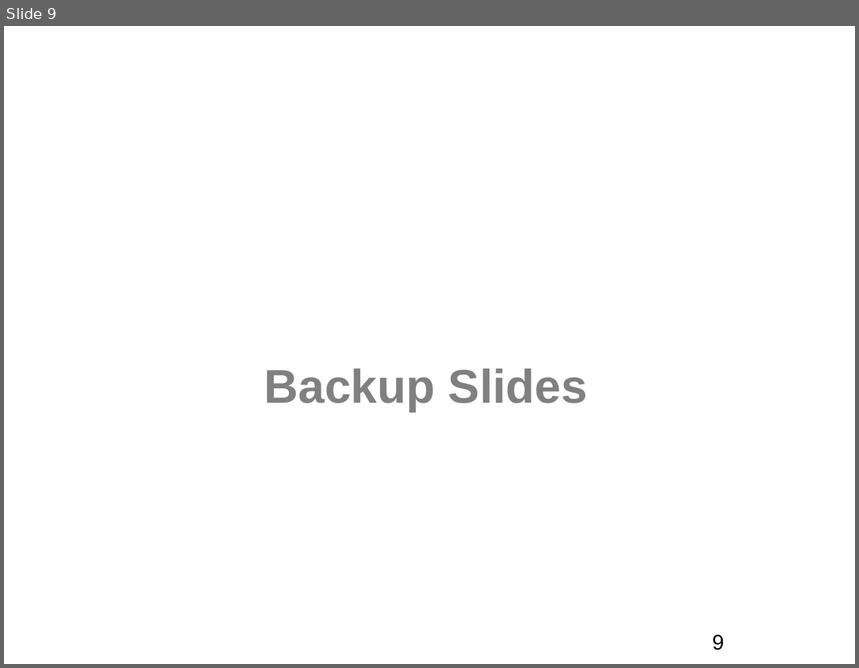
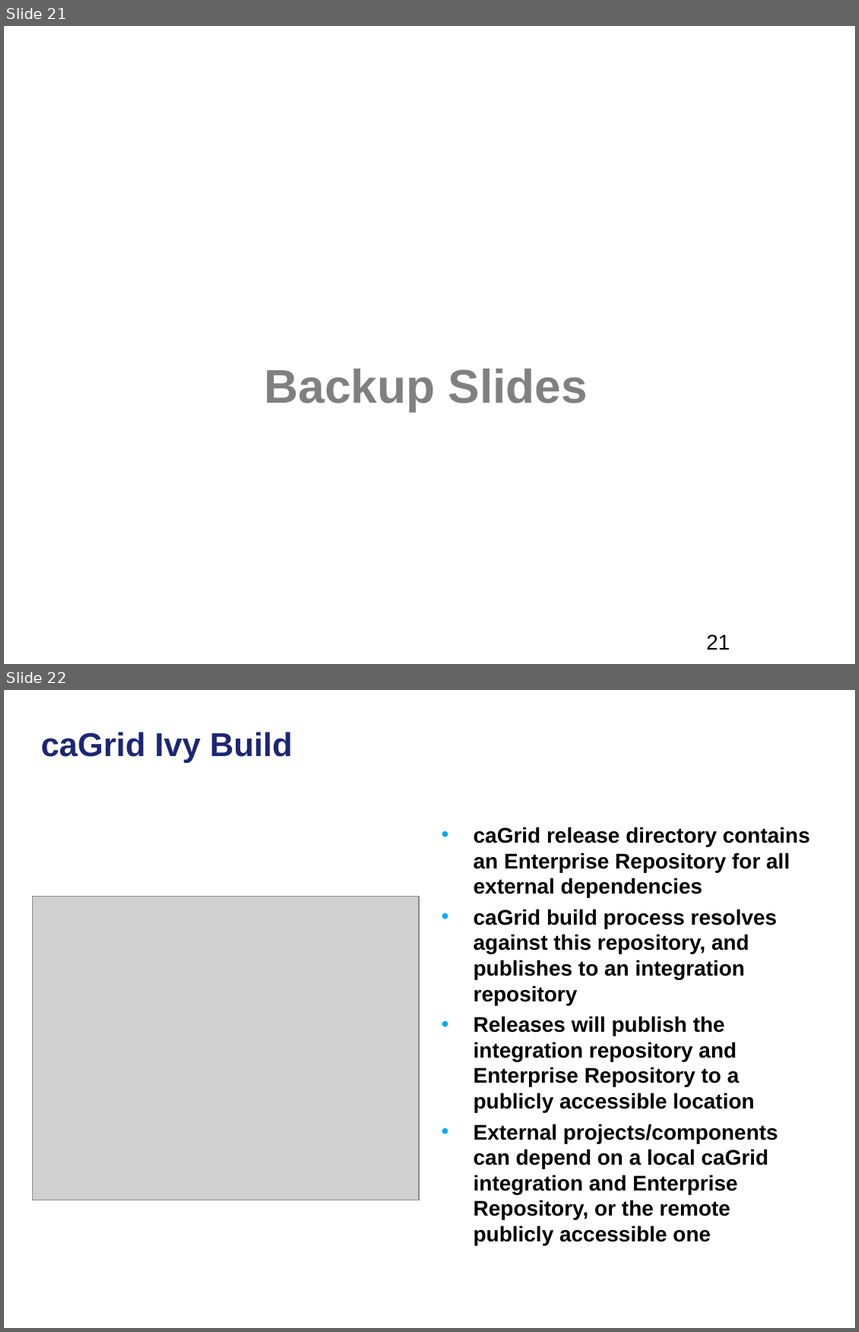
Before and after one commit to NCIP/cagrid-docs, a slide deck: presentations/200801_VCDE_ARCH/20080128_30_XCWS_F2F_Day2_caCORE_caGrid.ppt. Shown one above the other, each under a label of ours: slide 9 before the commit, slides 21 and 22 after it. The pictures are 859x668 and 859x1332 pixels, drawn with LibreOffice and Linux fonts; fonts in the diff are those of the drawing; grey boxes stand for pictures; background and template pictures are left out. Boxes give left, top, right and bottom in pixels: in the first picture for what was removed or moved away, otherwise in the second. Text is boxed around its words. In the diff, an @@ line names an element or a change of style, - is before the commit and + after.

```diff
--- a/presentations/200801_VCDE_ARCH/20080128_30_XCWS_F2F_Day2_caCORE_caGrid.ppt
+++ b/presentations/200801_VCDE_ARCH/20080128_30_XCWS_F2F_Day2_caCORE_caGrid.ppt
@@ slide 22 added at <box>4,690,855,1328</box>, background picture (left out) @@
@@ title added at <box>41,732,293,763</box>, 28 pt, text #1C2674, bold @@
+caGrid Ivy Build
@@ text added at <box>474,827,810,1246</box>, 18 pt, text #000000, bold @@
+• caGrid release directory contains an Enterprise Repository for all external dependencies
+• caGrid build process resolves against this repository, and publishes to an integration repository
+• Releases will publish the integration repository and Enterprise Repository to a publicly accessible location
+• External projects/components can depend on a local caGrid integration and Enterprise Repository, or the remote publicly accessible one
@@ picture added at <box>32,896,418,1200</box> @@
@@ what was slide 9 is now slide 21 @@
@@ page number at <box>706,635,730,650</box>: text changed @@
-9
+21
```
Also in this commit, not shown: 1 slide changed, 15 other slides added, 1 slide removed.
